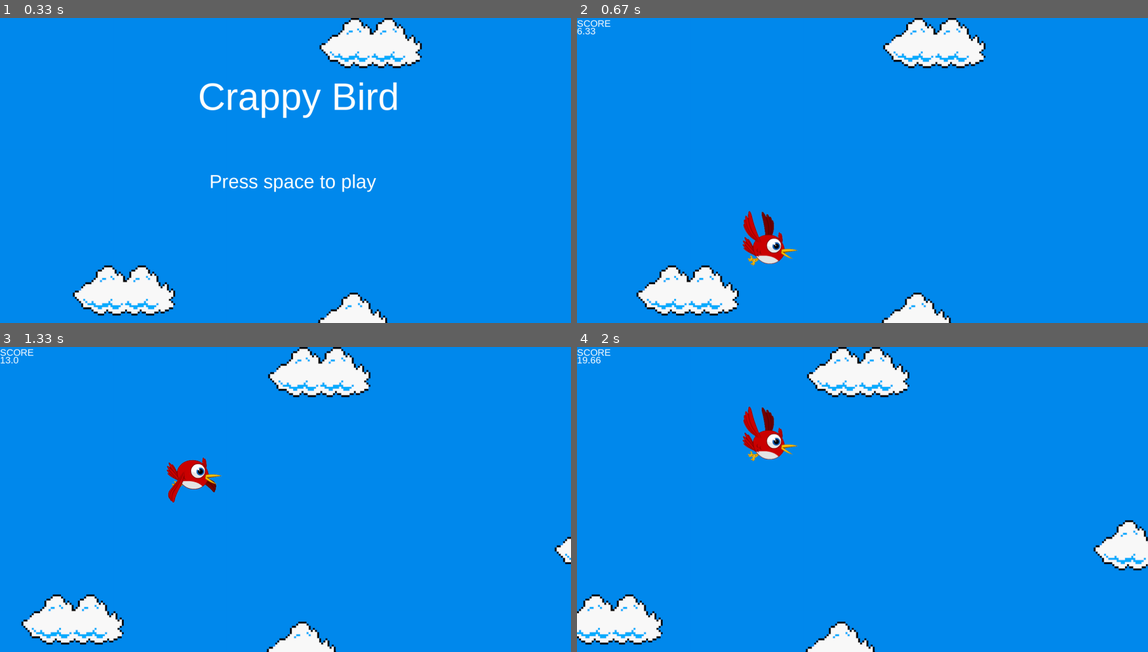
Above: before the commit, frames 1-4 (two rows, left to right).
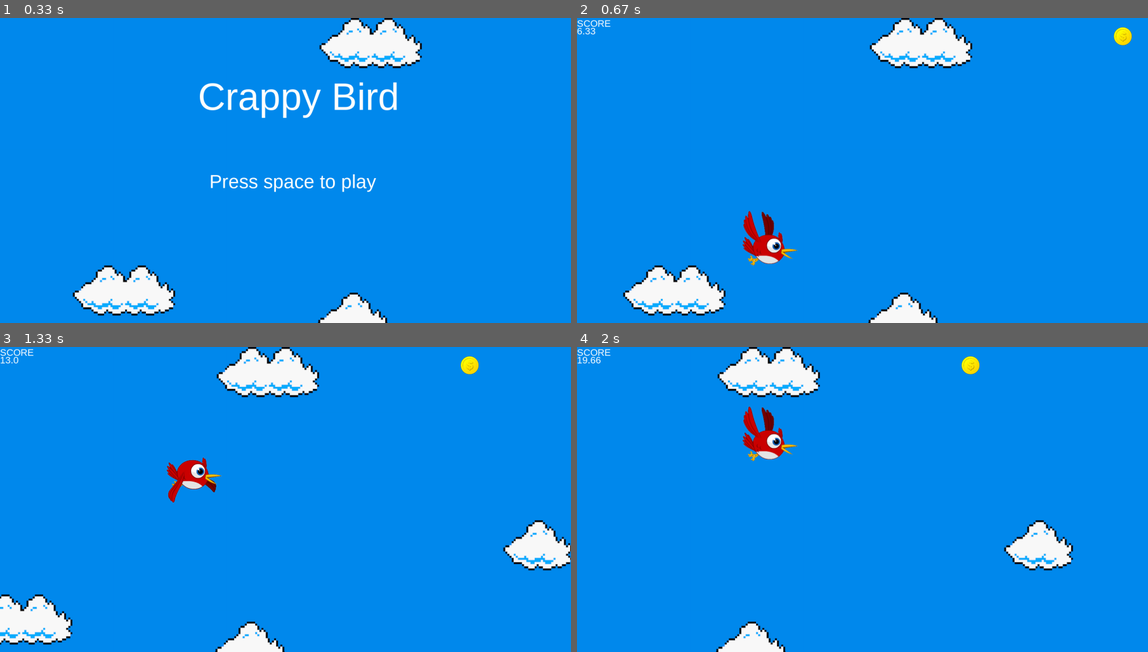
Above: after the commit, the same moments.

Repository: jtam64/pygame_final_project
Game: pygame game, started from Game/CrappyBird.py
Same seed, same stepped clock (60 frames per second), same inputs: the game is played once before the commit and once after it.
Inputs:
- Up to frame 1 (0.33 s): no input
- Up to frame 2 (0.67 s): tap Space at 0.33 s
- Up to frame 3 (1.33 s): tap Space at 0.73, 1.03, 1.23 s
- Up to frame 4 (2 s): tap Space at 1.57, 1.87 s

Frame 1 is identical in both runs. In frame 2, 3.7% of the frame differs, in the area x 8-98%, y 0-100%; in frame 3, 8.2%; in frame 4, 10%, in the area x 0-100%, y 0-100%.

Commit message:
added moving coins prite

Diff:
--- a/Game/components/coin.py
+++ b/Game/components/coin.py
@@ -6,8 +6,14 @@
         super().__init__()
         self.image = pygame.image.load("sprites/coin.png")
         self.rect = self.image.get_rect()
+        self.rect.x = 1500
 
     def random_pos(self):
-        x_cord = random.randint(0, 550)
-        y_cord = random.randint(800, 2000)
-        return [x_cord, y_cord]
+        return random.randint(0, 600)
+
+    def static_coin(self):
+        self.rect.x -= 5
+
+    def default(self):
+        self.rect.y = self.random_pos()
+        self.rect.x = 1500
--- a/Game/screens/Base.py
+++ b/Game/screens/Base.py
@@ -9,7 +9,7 @@
         self.bg = pygame.image.load("sprites/bg.png")
         self.bg = pygame.transform.scale(self.bg, (3000, 800))
         self.i = 0
-        self.x = 5
+        self.x = 10
 
     def run(self):
         self.running = True
--- a/Game/screens/Game.py
+++ b/Game/screens/Game.py
@@ -12,14 +12,19 @@
         self.bird = Bird()
         self.coin = Coin()
 
-        self.sprites.add(self.bird)
-
         # get ticks for flap cooldown
         self.last = pygame.time.get_ticks()
         self.cooldown = 100
 
-        #fonts
+        #add arial font
         self.arial = pygame.font.SysFont("arial", 25)
+
+        # get random location for coins
+        self.coin.rect.y = self.coin.random_pos()
+        print(self.coin.rect.x, self.coin.rect.y)
+
+        # add all sprites to group
+        self.sprites.add(self.bird, self.coin)
 
     def draw(self):
         # draw sprites on window
@@ -40,6 +45,13 @@
 
 
     def update(self):
+        # make coin y position move
+        self.coin.rect.x -= 10
+
+        # check if coin leaves screen
+        if self.coin.rect.x <= 0:
+            self.coin.default()
+
         # scorecard based on distance
         score = str(pygame.time.get_ticks() / 100)
         score_card = self.arial.render("SCORE", True, (255, 255, 255))
